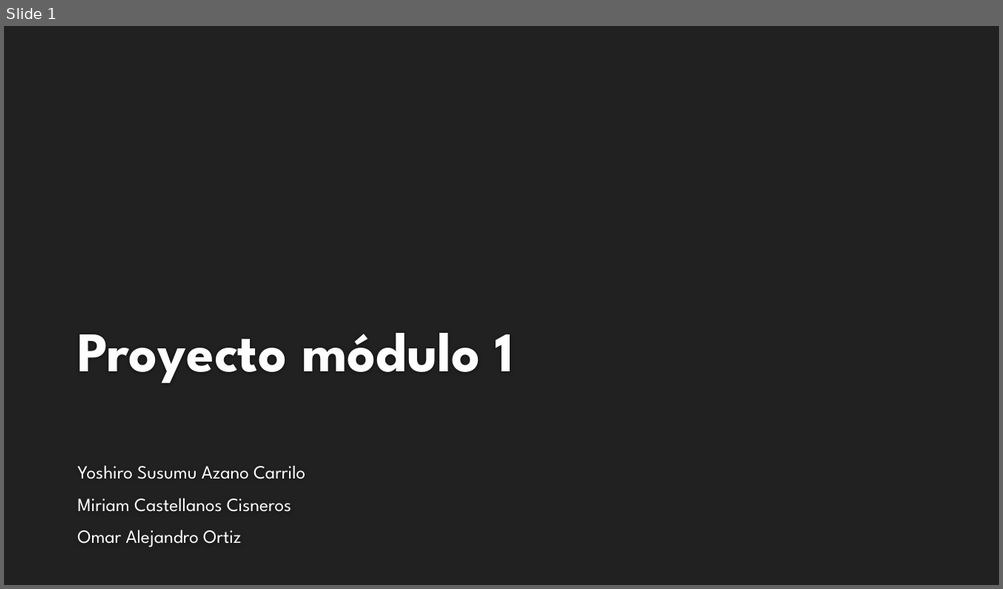
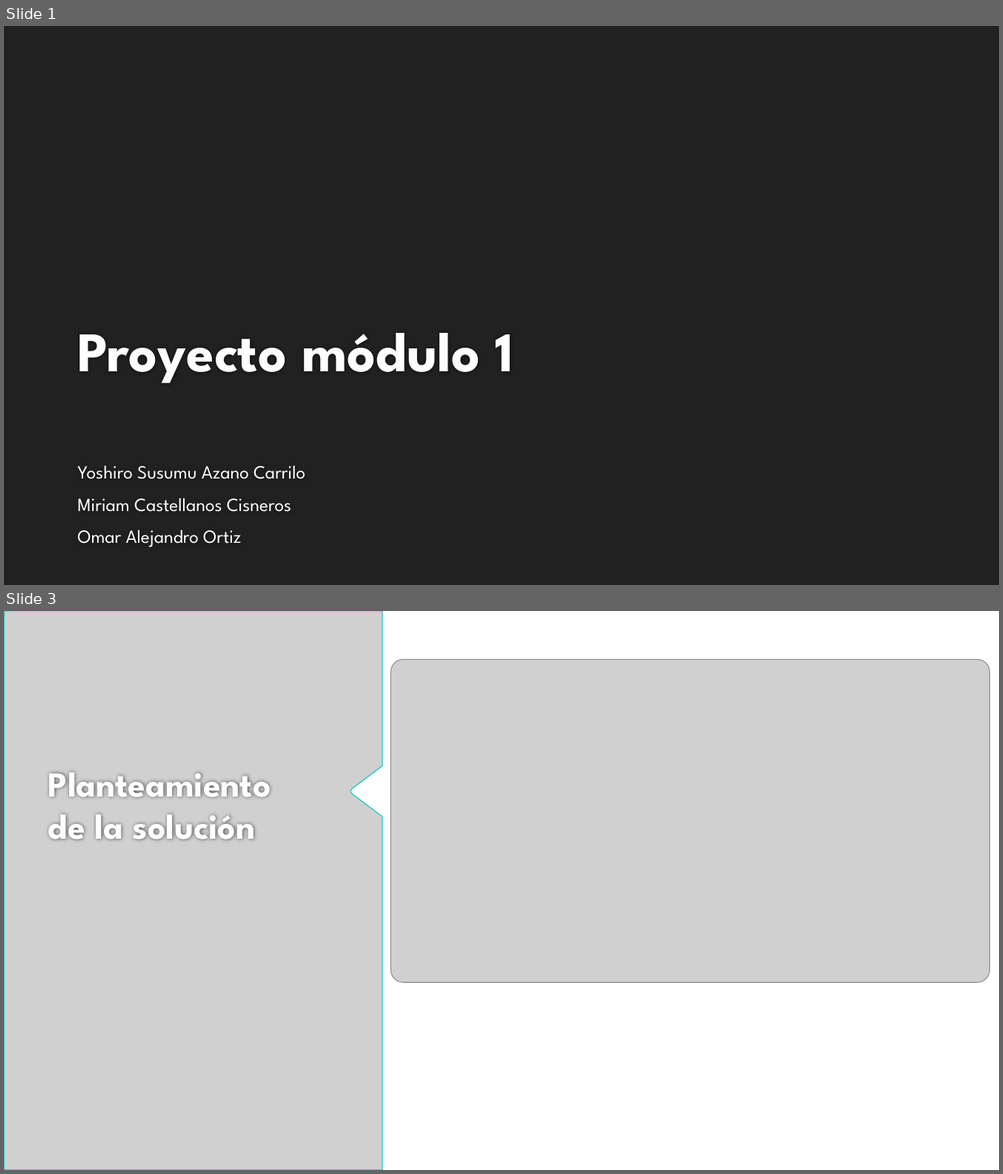
Before and after one commit to Miriam-Castellanos/PROYECTO-MODULO-1, a slide deck: Presentación proyecto modulo 1.pptx. Shown one above the other, each under a label of ours: slide 1 before the commit, slides 1 and 3 after it; the slides between them are not shown. The pictures are 1003x589 and 1003x1174 pixels, drawn with LibreOffice and Linux fonts; fonts in the diff are those of the drawing; grey boxes stand for pictures; background and template pictures are left out. Boxes give left, top, right and bottom in pixels: in the first picture for what was removed or moved away, otherwise in the second. Text is boxed around its words. In the diff, an @@ line names an element or a change of style, - is before the commit and + after.

```diff
--- a/Presentación proyecto modulo 1.pptx
+++ b/Presentación proyecto modulo 1.pptx
@@ slide 3 added at [4,611,999,1170], background #FFFFFF @@
@@ picture added at [4,611,382,1170] @@
@@ picture added at [390,660,990,982] @@
@@ title added at [48,772,271,840], 34 pt, text #FEFEFE, bold @@
+Planteamiento de la solución
```
Also in this commit, not shown: 2 other slides added, 1 slide removed, 3 other files.
